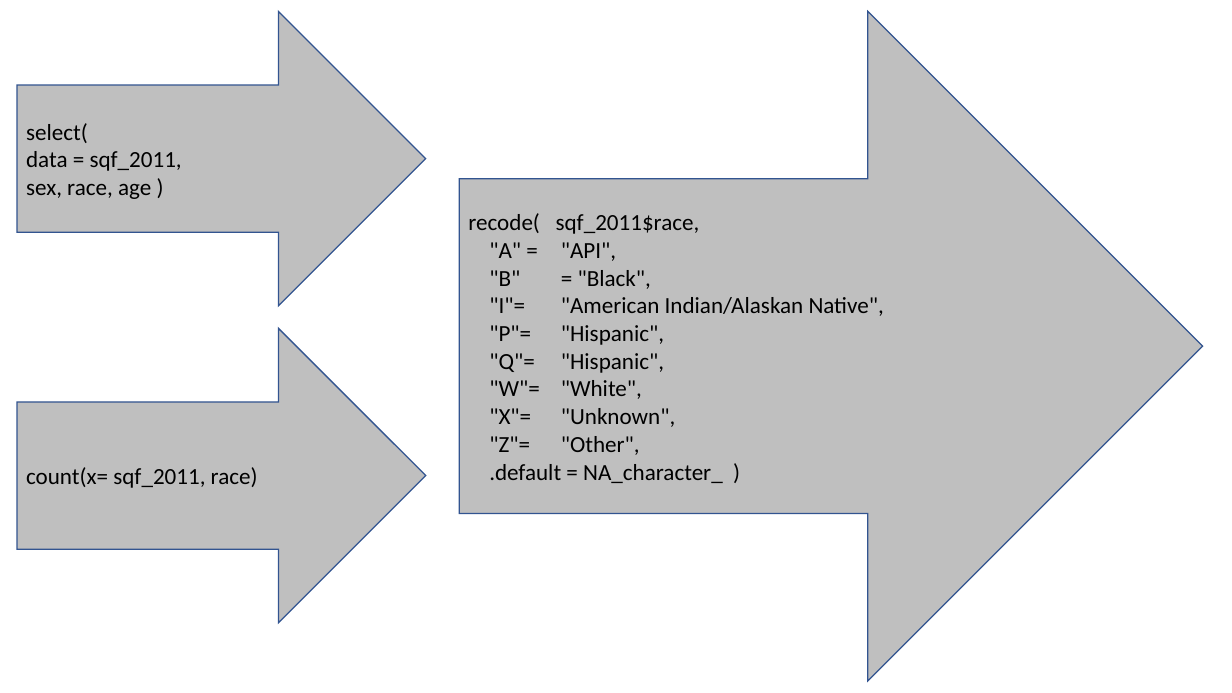
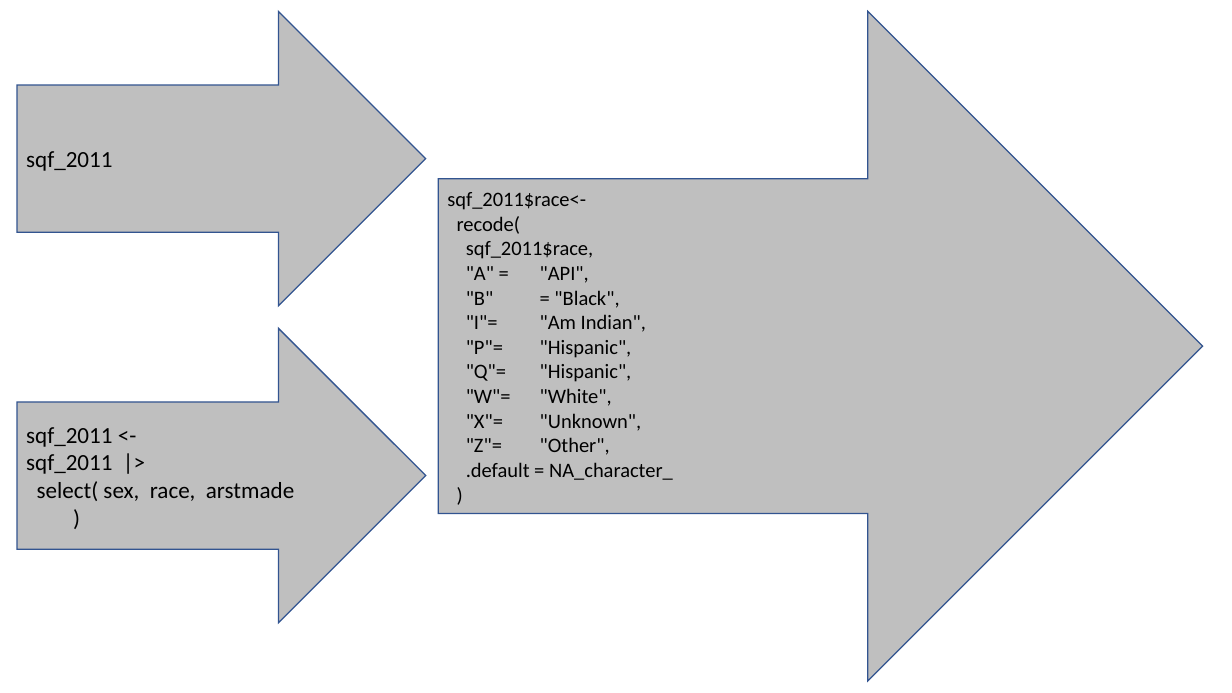
Before and after one commit to Nics-Github/NECOMMIT-2023, a slide deck: slide 1 of activity/arrows.pptx. Drawn at 1232x693 pixels with LibreOffice and Linux fonts; fonts in the diff are those of the drawing. Boxes give left, top, right and bottom in pixels: in the first picture for what was removed or moved away, otherwise in the second. Text is boxed around its words. In the diff, an @@ line names an element or a change of style, - is before the commit and + after.

Commit message:
digestion, arrows and presentation updates

```diff
--- a/activity/arrows.pptx
+++ b/activity/arrows.pptx
@@ right arrow "sqf_2011$race<-": place and size @@
-right arrow "sqf_2011$race<-" at <box>459,11,1202,681</box>
+right arrow "sqf_2011$race<-" at <box>438,11,1202,681</box>
@@ text in right arrow at <box>26,151,112,171</box>: text changed @@
-select(
-data = sqf_2011,
-sex, race, age )
+sqf_2011
@@ text in right arrow at <box>447,192,593,259</box>: text changed; size 18 to 16 pt @@
-recode( sqf_2011$race,
+sqf_2011$race<-
+recode(
+sqf_2011$race,
@@ text in right arrow at <box>466,266,642,455</box>: size 18 to 16 pt in ""A" = "API",", ""B" = "Black",", ""P"= "Hispanic",", ""Q"= "Hispanic"," and 3 more places @@
@@ text in right arrow at <box>466,314,646,332</box>: text changed; size 18 to 16 pt @@
-"I"= "American Indian/Alaskan Native",
+"I"= "Am Indian",
@@ text in right arrow at <box>26,427,294,501</box>: text changed @@
-count(x= sqf_2011, race)
+sqf_2011 <-
+sqf_2011 |>
+select( sex, race, arstmade
+)
@@ text in right arrow at <box>466,462,673,480</box>: text changed; size 18 to 16 pt @@
-.default = NA_character_ )
+.default = NA_character_
+)
```
Also in this commit, not shown: 4 slides added, 3 slides removed, 36 other files.
